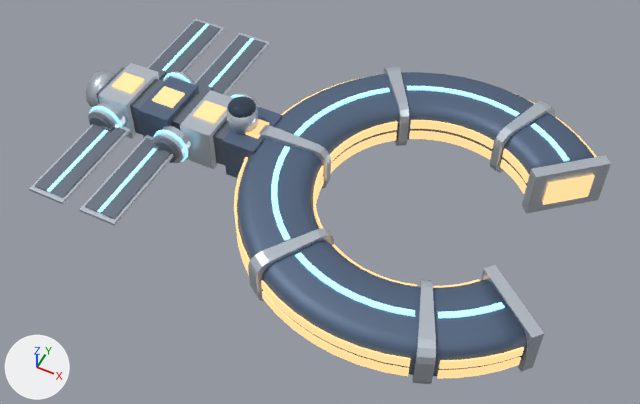
Before and after pictures for a commit that changed the glTF model design/assets/models/station-lunar-data-center.glb.
Camera for both pictures: a 50 mm camera at (0.532, -1.043, 1.183) aimed at (0.036, -0.052, -0.056). Arrows for +X, +Y and +Z are at lower left; the lights stay in place. The first picture is the older version. Where no turn or scale is listed for an object, it has been applied to the vertices. Vertices at exactly the same position are counted once.

In view in the first picture: 'berth_1', 'berth_2', 'berth_3', 'berth_4', 'concourse', 'spine'.
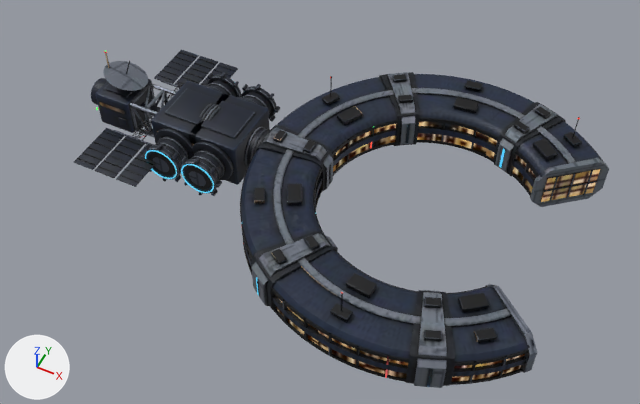
ob_root is not drawn itself; it is the parent of ob_berth_1, ob_berth_2, ob_berth_3, ob_berth_4.

Boxes [x1, y1, x2, y2] around the edits, measured in the pictures (640 x 404 px):
'station', added: after [74, 49, 609, 388]
'concourse', deleted: before [234, 67, 611, 384]
    faces in mat_hull (blue #596c86): [237, 72, 594, 376]
    faces in mat_alloy (white #d1dae5): [248, 67, 611, 384]
    faces in mat_window (brown #a08159, glowing beige #ffd495): [234, 76, 597, 379]
    faces in mat_seam (cyan #9ee8fd, glowing cyan #9ee8fd): [271, 86, 570, 318]
'spine', deleted: before [29, 18, 282, 226]
    faces in mat_graphite (greyish blue #6f7986): [35, 21, 266, 219]
    faces in mat_alloy (white #d1dae5): [29, 18, 270, 226]
    faces in mat_hull (blue #596c86): [138, 76, 282, 178]
    faces in mat_window (brown #a08159, glowing beige #ffd495): [112, 72, 269, 139]
    faces in mat_seam (cyan #9ee8fd, glowing cyan #9ee8fd): [47, 24, 254, 213]
'berth_2', reshaped, moved, rescaled, turned, recoloured: before [153, 126, 191, 163]; after [177, 141, 233, 196]
'berth_4', reshaped, moved, rescaled, turned, recoloured: before [88, 102, 126, 129]; after [141, 128, 193, 182]
'berth_3', reshaped, moved, rescaled, recoloured: before [163, 71, 195, 85]; after [202, 72, 242, 97]
'berth_1', reshaped, moved, rescaled (mostly hidden before): before [231, 93, 260, 107]; after [237, 84, 280, 122]
part 1 of me_berth_1, added (mostly hidden): after [158, 137, 224, 177]
part 2 of me_berth_1, added: after [155, 83, 268, 181]
part 3 of me_berth_1, added: after [149, 153, 210, 190]
part 4 of me_berth_1, added: after [153, 157, 206, 186]
part 5 of me_berth_1, rebuilt (mostly hidden): before [235, 93, 260, 107]; after [157, 80, 271, 178]
part 6 of me_berth_1, rebuilt (not visible before): after [144, 74, 277, 194]
part 7 of me_berth_1, added: after [141, 72, 280, 196]
part 8 of me_berth_1, added (mostly hidden): after [155, 85, 258, 180]

What changed in the scene script:
```text
Add mat_berth_1_baked:
    mat_berth_1_baked = bpy.data.materials.new('berth_1_baked')
    # uses the picture img_berth_1_albedo
    # uses the picture img_berth_1_emit
    # uses the picture img_berth_1_normal
    # uses the picture img_berth_1_orm
Add mat_station_baked:
    mat_station_baked = bpy.data.materials.new('station_baked')
    # uses the picture img_station_albedo
    # uses the picture img_station_emit
    # uses the picture img_station_normal
    # uses the picture img_station_orm
Change me_berth_1:
    used by ob_berth_1; parent = ob_root; location = (-0.466, 0.0836, 0.0); scale = (0.0426, 0.0426, 0.0426)
    remove me_berth_1.from_pydata(...)  # 96 vertices, 180 faces; spans x -1.0..1.0, y -0.51..0.51, z -1.0..1.0
    remove me_berth_1.materials.append(mat_alloy)  # white #d1dae5
    remove me_berth_1.materials.append(mat_graphite)  # greyish blue #6f7986
    remove me_berth_1.materials.append(mat_seam)  # cyan #9ee8fd, glowing cyan #9ee8fd
    add me_berth_1.from_pydata(...)  # 1840 vertices, 3628 faces; spans x -1.0..1.0, y -0.61..0.61, z -1.0..1.0
    me_berth_1 part 1: a new loose piece, a torus around y (ring radius 0.688, tube radius 0.045) spanning x -0.733..0.733, y -0.352..-0.262, z -0.733..0.733, in mat_berth_1_baked
    me_berth_1 part 2: a new loose piece, a torus around y (ring radius 0.688, tube radius 0.045) spanning x -0.733..0.733, y -0.002..0.088, z -0.733..0.733, in mat_berth_1_baked
    me_berth_1 part 3: a new loose piece, a 32-sided cylinder along y spanning x -0.6..0.6, y 0.553..0.583, z -0.6..0.6, in mat_berth_1_baked
    me_berth_1 part 4: a new loose piece, a 24-sided cylinder along y spanning x -0.4..0.4, y 0.563..0.593, z -0.4..0.4, in mat_berth_1_baked
    me_berth_1 part 5: the loose piece of 32 vertices spanning x -0.89..0.89, y -0.51..0.3, z -0.89..0.89 is rebuilt with 192 vertices and now spans x -0.68..0.68, y -0.48..0.37, z -0.68..0.68, in mat_berth_1_baked
    me_berth_1 part 6: the loose piece of 32 vertices spanning x -0.66..0.66, y 0.27..0.51, z -0.66..0.66 is rebuilt with 192 vertices and now spans x -0.85..0.85, y 0.33..0.56, z -0.85..0.85, in mat_berth_1_baked
    me_berth_1 part 7: 640 vertices added at x -1.0..1.0, y 0.29..0.61, z -1.0..1.0
    me_berth_1 part 8: 192 vertices added at x -1.0..1.0, y -0.61..-0.46, z -1.0..1.0
    other edits to the shape of me_berth_1 do not show in these pictures
    add me_berth_1.materials.append(mat_berth_1_baked)
Change ob_root:
    ob_root.location: (0.222, 0.0, -0.0248) -> (0.233, 0.0, -0.0313)
    ob_root.scale: (0.903, 0.903, 0.903) -> (0.0887, 0.0887, 0.0887)
Change ob_berth_1:
    ob_berth_1.location: (-0.466, 0.0836, 0.0) -> (-4.72, 1.066, 0.0)
    ob_berth_1.scale: (0.0426, 0.0426, 0.0426) -> (0.52, 0.52, 0.52)
Change ob_berth_2:
    ob_berth_2: bpy.data.objects.new('berth_2', me_berth_2) -> bpy.data.objects.new('berth_2', me_berth_1)
    ob_berth_2.location: (-0.55, -0.0836, 0.0) -> (-4.72, -1.066, 0.0)
    ob_berth_2.rotation_euler: (0.0, 0.0, 0.0) -> (-3.142, -1.571, 0.0)  # degrees (0, 0, 0) -> degrees (-180, -90, 0)
    ob_berth_2.scale: (0.0426, 0.0426, 0.0426) -> (0.52, 0.52, 0.52)
Change ob_berth_3:
    ob_berth_3.location: (-0.634, 0.0836, 0.0) -> (-5.64, 1.066, 0.0)
    ob_berth_3.scale: (0.0426, 0.0426, 0.0426) -> (0.52, 0.52, 0.52)
Change ob_berth_4:
    ob_berth_4: bpy.data.objects.new('berth_4', me_berth_4) -> bpy.data.objects.new('berth_4', me_berth_1)
    ob_berth_4.location: (-0.718, -0.0836, 0.0) -> (-5.64, -1.066, 0.0)
    ob_berth_4.rotation_euler: (0.0, 0.0, 0.0) -> (-3.142, -1.571, 0.0)  # degrees (0, 0, 0) -> degrees (-180, -90, 0)
    ob_berth_4.scale: (0.0426, 0.0426, 0.0426) -> (0.52, 0.52, 0.52)
Remove ob_concourse:
    ob_concourse = bpy.data.objects.new('concourse', me_concourse)
Remove ob_spine:
    ob_spine = bpy.data.objects.new('spine', me_spine)
Add ob_station:
    ob_station = bpy.data.objects.new('station', me_station)  # 12132 vertices, 22740 faces; spans x -0.5..0.5, y -0.341..0.341, z -0.089..0.089
    ob_station.location = (0.0, 0.0, 0.0)
```
